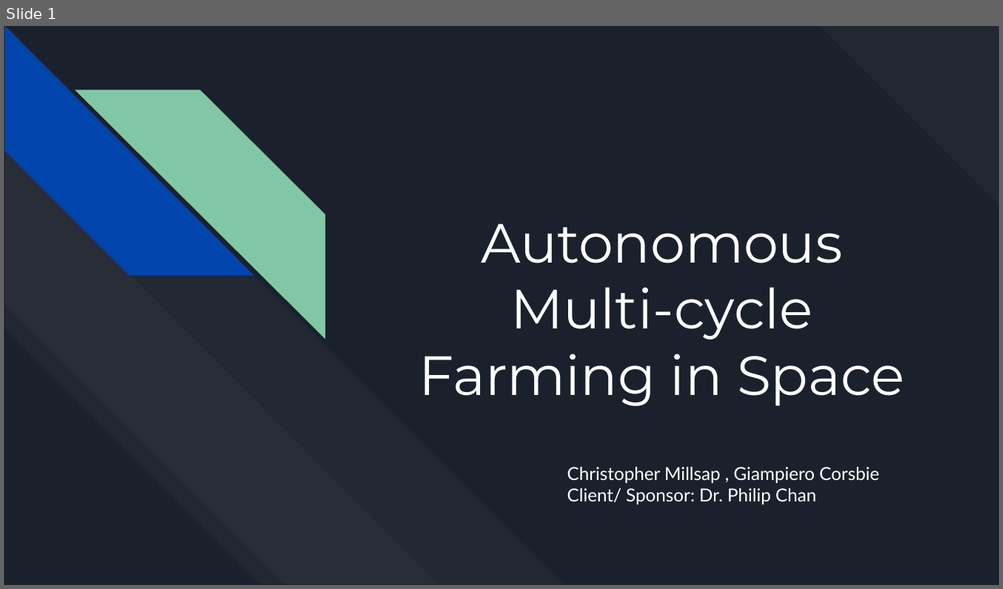
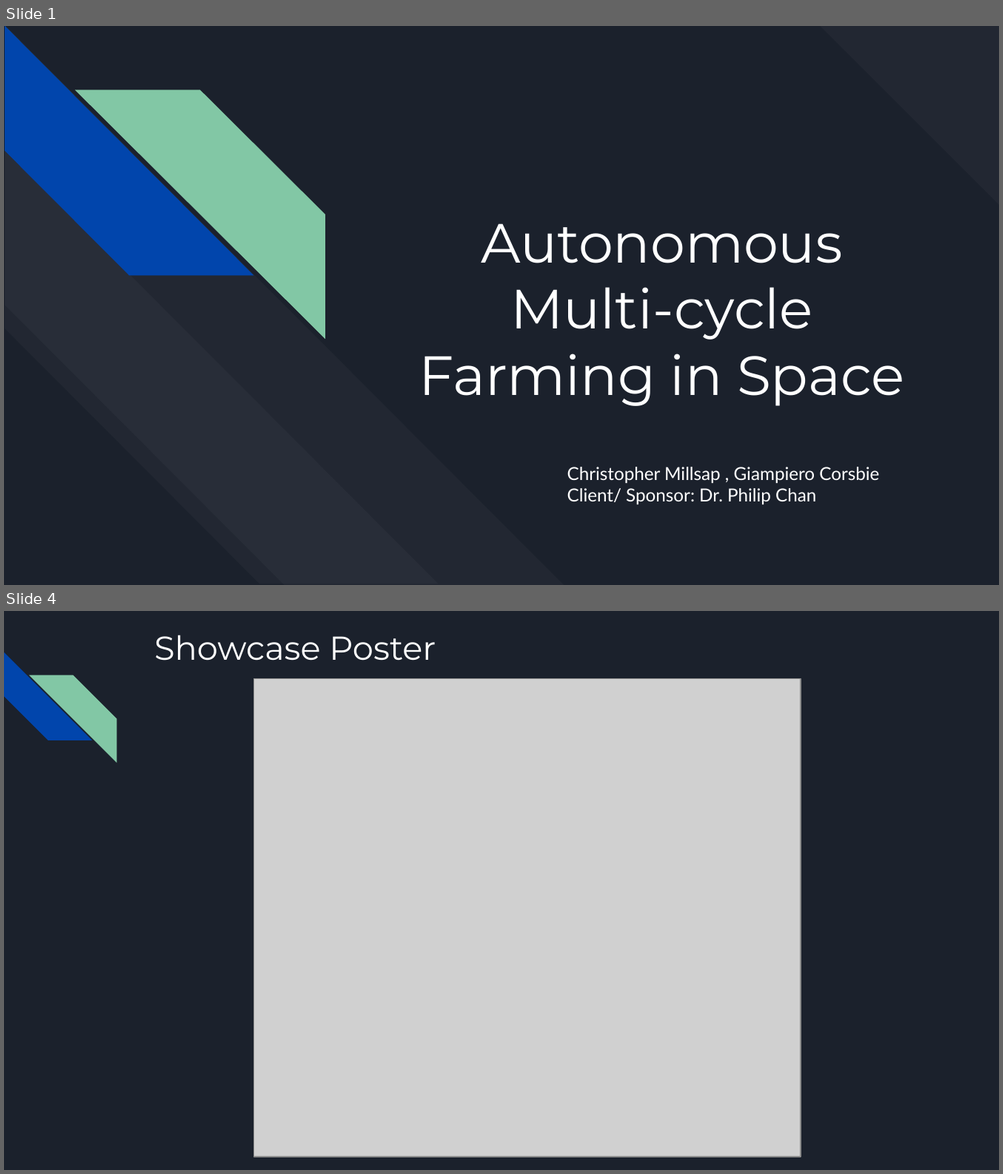
Before and after one commit to killsap/automated-multi-cycle-farming-in-space-website, a slide deck: docs/Milestone6Presentation.pptx. Shown one above the other, each under a label of ours: slide 1 before the commit, slides 1 and 4 after it; the slides between them are not shown. The pictures are 1003x589 and 1003x1174 pixels, drawn with LibreOffice and Linux fonts; fonts in the diff are those of the drawing; grey boxes stand for pictures. Boxes give left, top, right and bottom in pixels: in the first picture for what was removed or moved away, otherwise in the second. Text is boxed around its words. In the diff, an @@ line names an element or a change of style, - is before the commit and + after.

```diff
--- a/docs/Milestone6Presentation.pptx
+++ b/docs/Milestone6Presentation.pptx
@@ slide 4 added at [4,611,999,1170], background #1B212C @@
@@ diag stripe added at [4,652,91,741], fill #0145AC @@
@@ title added at [154,635,435,661], 24 pt, text #FFFFFF @@
+Showcase Poster
@@ diag stripe added at [29,675,116,762], fill #82C7A5 @@
@@ picture added at [253,678,800,1157] @@
```
Also in this commit, not shown: 2 slides changed, 14 other slides added, 6 slides removed.
